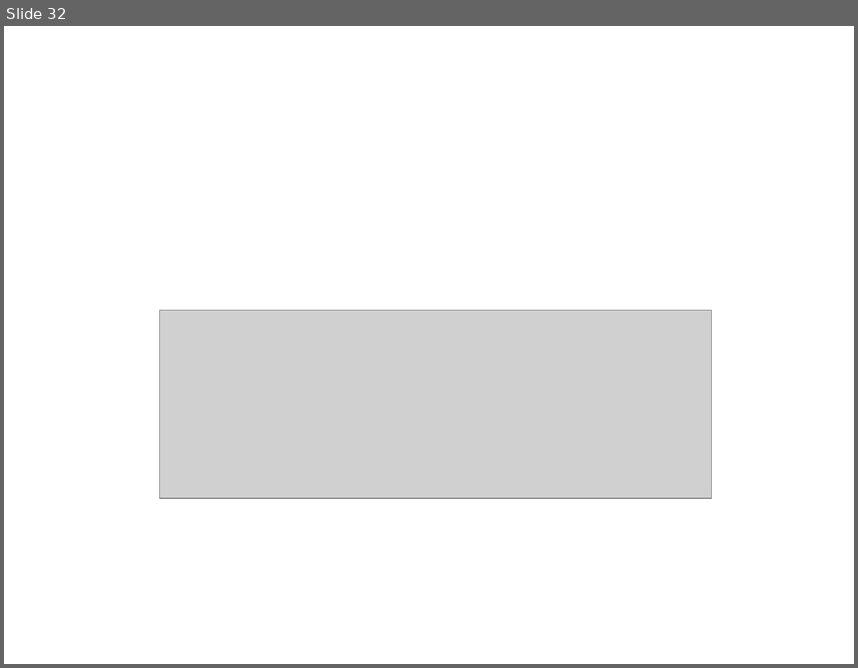
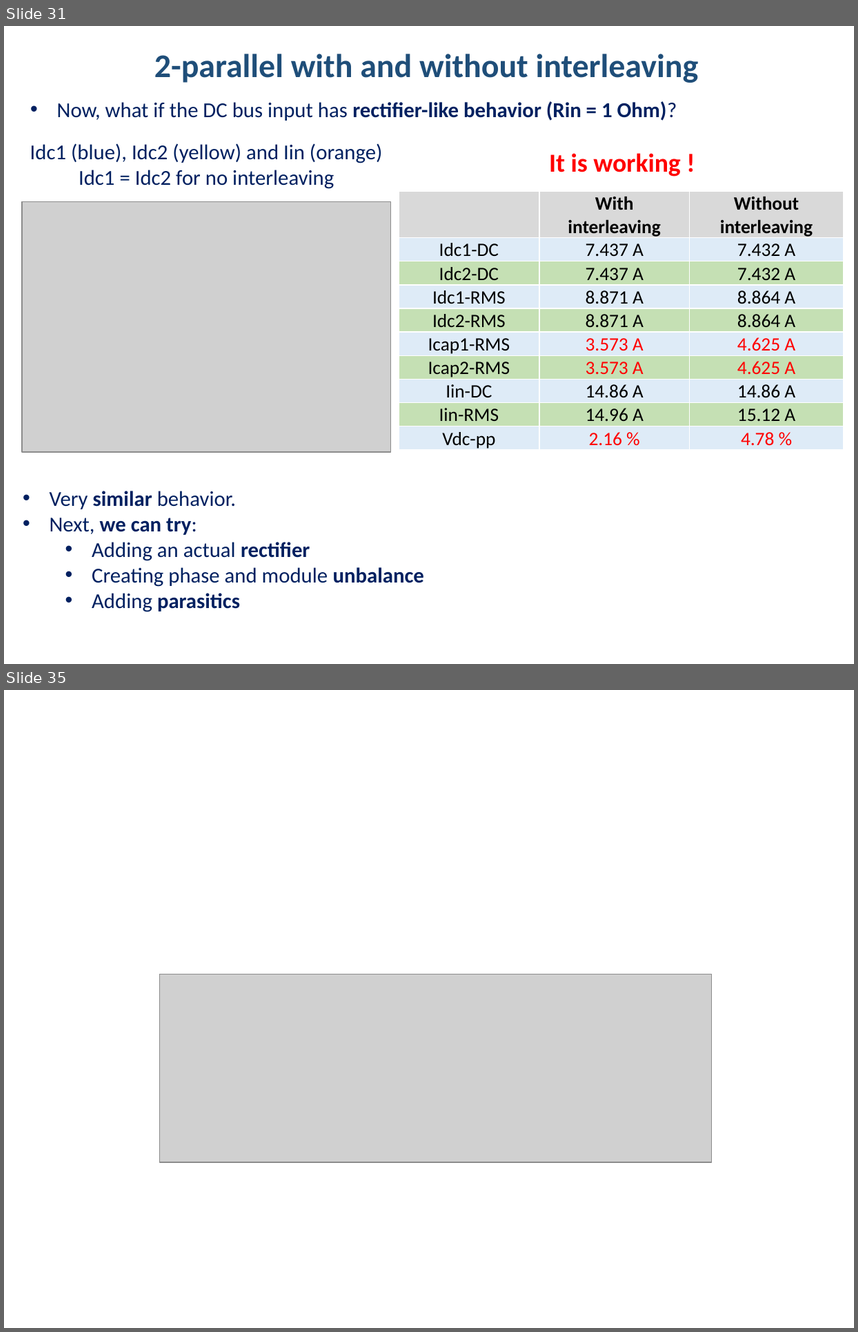
Before and after one commit to hakanpolat/IMMD, a slide deck: Simulation/dcbusmodelwrapup/immd_dcbusmodelwrapup.pptx. Shown one above the other, each under a label of ours: slide 32 before the commit, slides 31 and 35 after it; the slides between them are not shown. The pictures are 858x668 and 858x1332 pixels, drawn with LibreOffice and Linux fonts; fonts in the diff are those of the drawing; grey boxes stand for pictures. Boxes give left, top, right and bottom in pixels: in the first picture for what was removed or moved away, otherwise in the second. Text is boxed around its words. In the diff, an @@ line names an element or a change of style, - is before the commit and + after.

Commit message:
2-paralel modelde rectifier'ın interleavinge potansiyel etkisi sunuma eklendi.

```diff
--- a/Simulation/dcbusmodelwrapup/immd_dcbusmodelwrapup.pptx
+++ b/Simulation/dcbusmodelwrapup/immd_dcbusmodelwrapup.pptx
@@ slide 31 added at [4,26,854,664], background #FFFFFF @@
@@ text added at [154,54,699,83], 28 pt, text #1F4E79, bold @@
+2-parallel with and without interleaving
@@ text added at [57,101,677,121], 18 pt, text #002060, bold @@
+• Now, what if the DC bus input has rectifier-like behavior (Rin = 1 Ohm)?
@@ text added at [30,143,382,189], 18 pt, text #002060 @@
+Idc1 (blue), Idc2 (yellow) and Iin (orange)
+Idc1 = Idc2 for no interleaving
@@ text added at [549,153,681,176], 22 pt, text #FF0000, bold @@
+It is working !
@@ picture added at [22,202,391,452] @@
@@ table added at [399,192,844,451], 10 rows, 3 columns @@
+ | With / interleaving | Without interleaving
+Idc1-DC | 7.437 A | 7.432 A
+Idc2-DC | 7.437 A | 7.432 A
+Idc1-RMS | 8.871 A | 8.864 A
+Idc2-RMS | 8.871 A | 8.864 A
+Icap1-RMS | 3.573 A | 4.625 A
+Icap2-RMS | 3.573 A | 4.625 A
+Iin-DC | 14.86 A | 14.86 A
+Iin-RMS | 14.96 A | 15.12 A
+Vdc-pp | 2.16 % | 4.78 %
@@ text added at [50,490,424,612], 18 pt, text #002060 @@
+• Very similar behavior.
+• Next, we can try:
+  • Adding an actual rectifier
+  • Creating phase and module unbalance
+  • Adding parasitics
@@ what was slide 32 is now slide 35 @@
```
Also in this commit, not shown: 5 slides changed, 2 other slides added, 3 other files.
